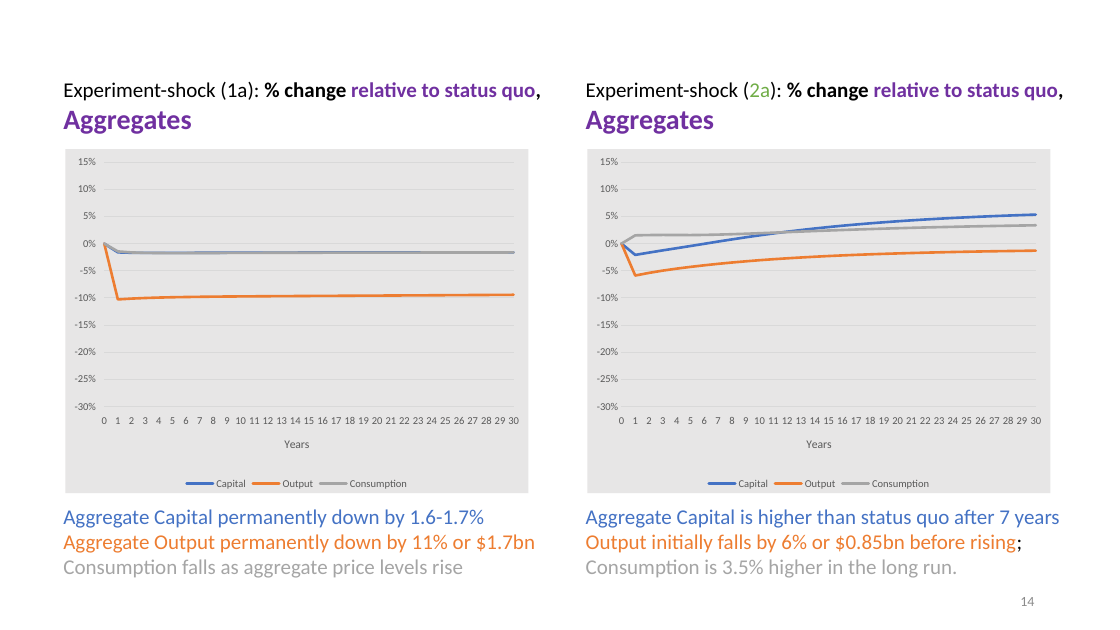
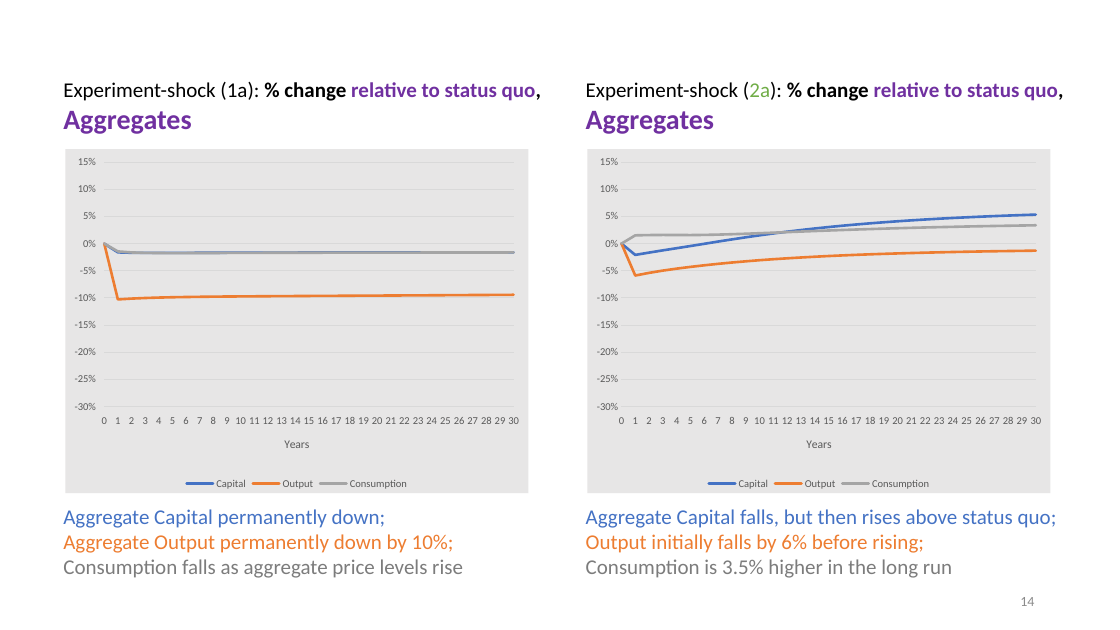
Before and after one commit to patrickocal/gladstone, a slide deck: slide 14 of powerpoint/glad-slides.pptx. Drawn at 1120x630 pixels with LibreOffice and Linux fonts; fonts in the diff are those of the drawing. Boxes give left, top, right and bottom in pixels: in the first picture for what was removed or moved away, otherwise in the second. Text is boxed around its words. In the diff, an @@ line names an element or a change of style, - is before the commit and + after.

```diff
--- a/powerpoint/glad-slides.pptx
+++ b/powerpoint/glad-slides.pptx
@@ text at bbox=[63, 509, 454, 553]: text changed @@
-Aggregate Capital permanently down by 1.6-1.7%
-Aggregate Output permanently down by 11% or $1.7bn
+Aggregate Capital permanently down;
+Aggregate Output permanently down by 10%;
@@ text at bbox=[586, 509, 1057, 578]: text changed @@
-Aggregate Capital is higher than status quo after 7 years
-Output initially falls by 6% or $0.85bn before rising; Consumption is 3.5% higher in the long run.
+Aggregate Capital falls, but then rises above status quo;
+Output initially falls by 6% before rising;
+Consumption is 3.5% higher in the long run
@@ text at bbox=[63, 559, 463, 578]: text colour #A5A5A5 to #7C7C7C in "Consumption falls as aggregate price levels rise" @@
```
Also in this commit, not shown: 9 other slides changed, 1 other file.
